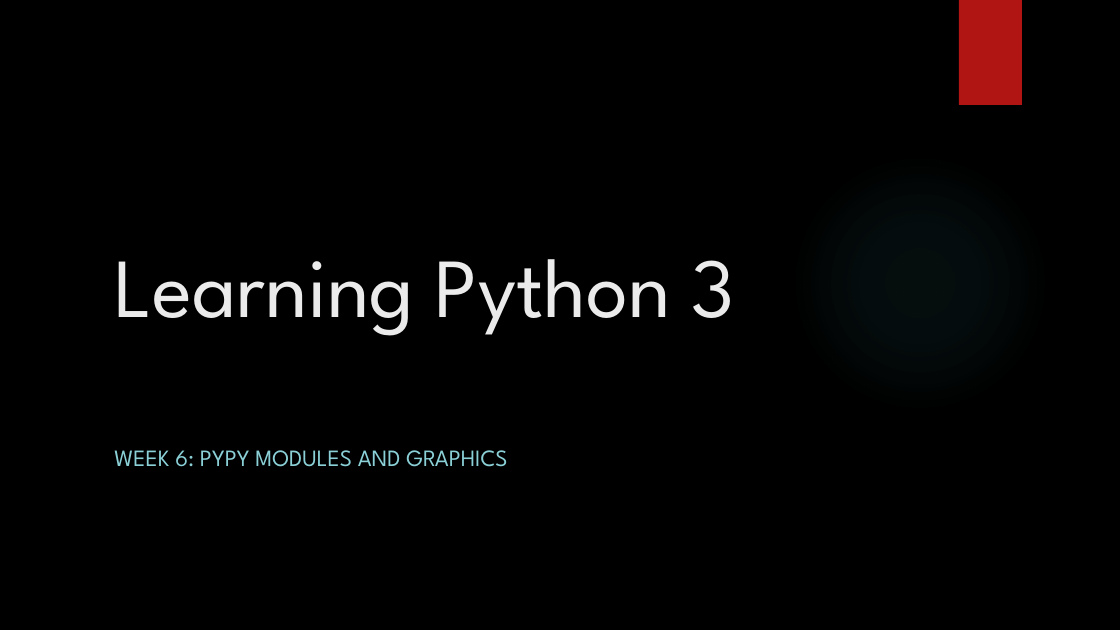
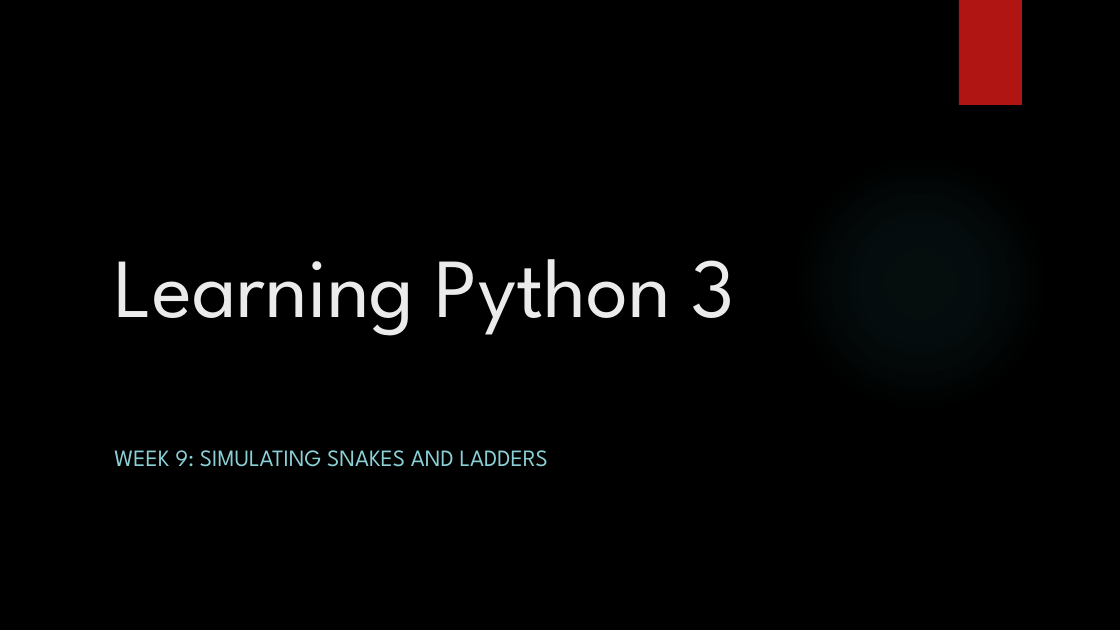
Before and after one commit to davidgroves/DGM_Tutorials, a slide deck: slide 1 of week9/week9.pptx. Drawn at 1120x630 pixels with LibreOffice and Linux fonts; fonts in the diff are those of the drawing; background and template pictures are left out. Boxes give left, top, right and bottom in pixels: in the first picture for what was removed or moved away, otherwise in the second. Text is boxed around its words. In the diff, an @@ line names an element or a change of style, - is before the commit and + after.

Commit message:
Fixed parts of Week5, Week7 and uploaded Week8 (except homework)

```diff
--- a/week9/week9.pptx
+++ b/week9/week9.pptx
@@ subtitle at bbox=[114, 450, 548, 467]: text changed @@
-WEEK 6: PYPY MODULES AND GRAPHICS
+WEEK 9: SIMULATING SNAKES AND LADDERS
```
Also in this commit, not shown: 14 other files.
